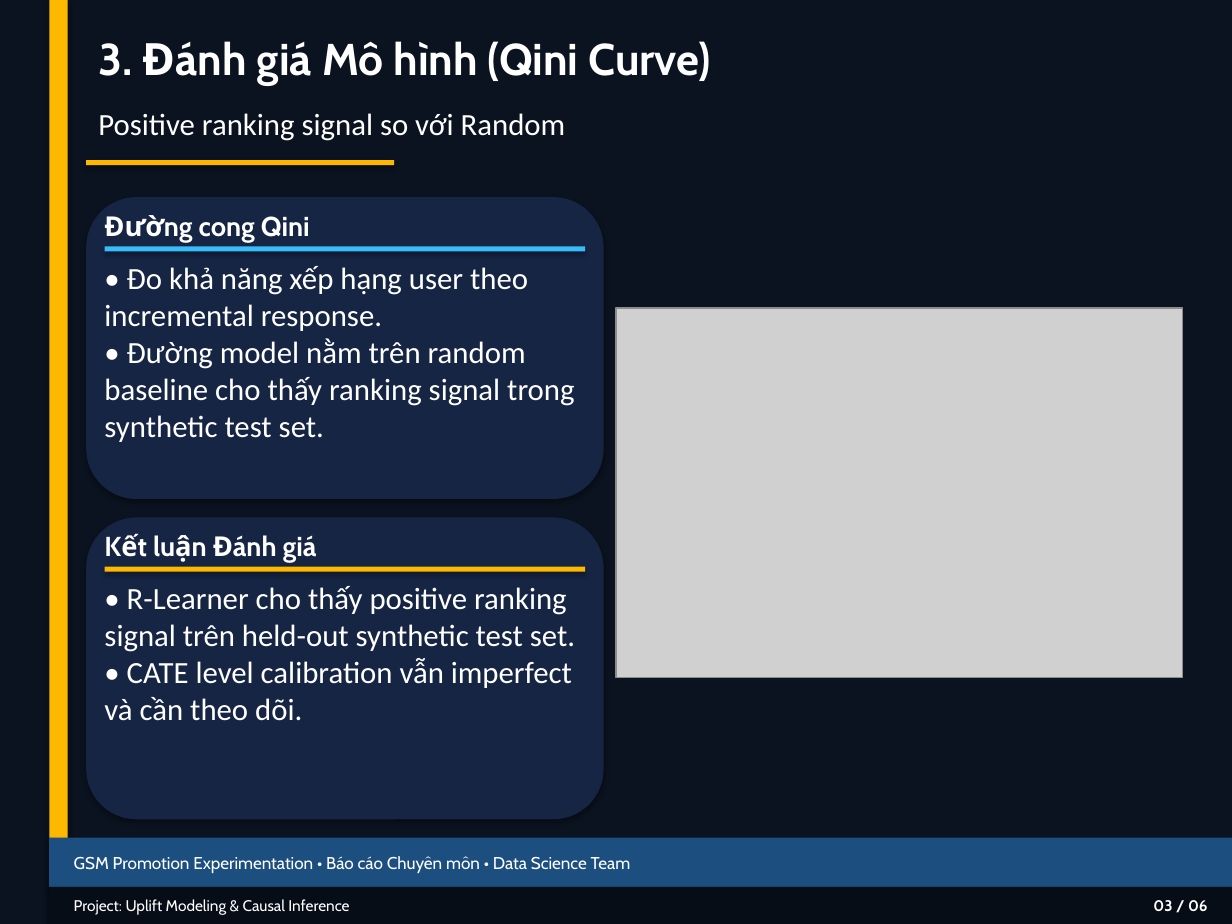
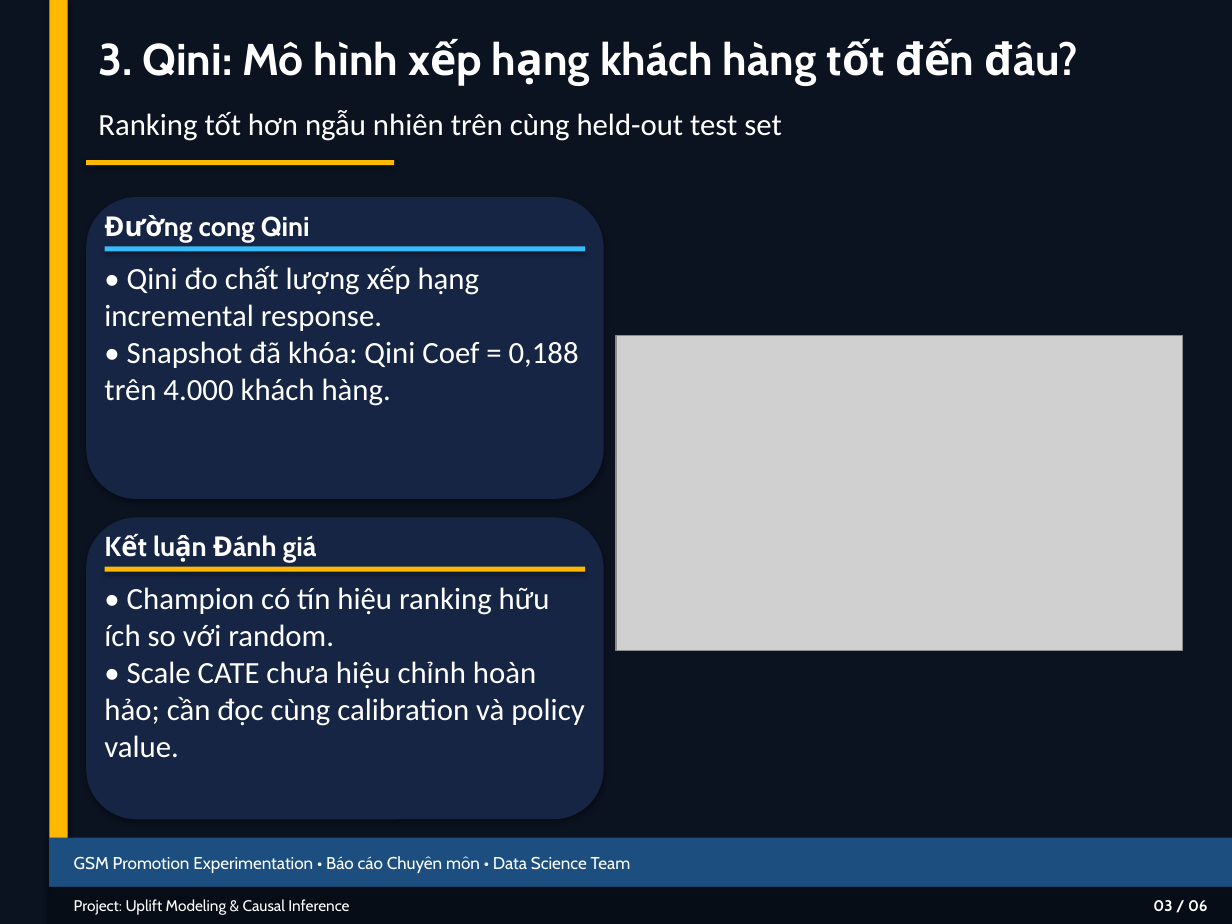
Before and after one commit to thaibuivan/GSM-promotion-experimentation, a slide deck: slide 4 of docs/Week5_Uplift_Modeling_Summary.pptx. Drawn at 1232x924 pixels with LibreOffice and Linux fonts; fonts in the diff are those of the drawing; grey boxes stand for pictures. Boxes give left, top, right and bottom in pixels: in the first picture for what was removed or moved away, otherwise in the second. Text is boxed around its words. In the diff, an @@ line names an element or a change of style, - is before the commit and + after.

```diff
--- a/docs/Week5_Uplift_Modeling_Summary.pptx
+++ b/docs/Week5_Uplift_Modeling_Summary.pptx
@@ text at <box>98,41,816,85</box>: text changed @@
-3. Đánh giá Mô hình (Qini Curve)
+3. Qini: Mô hình xếp hạng khách hàng tốt đến đâu?
@@ text at <box>98,110,782,141</box>: text changed @@
-Positive ranking signal so với Random
+Ranking tốt hơn ngẫu nhiên trên cùng held-out test set
@@ text at <box>104,266,579,406</box>: text changed @@
-• Đo khả năng xếp hạng user theo incremental response.
-• Đường model nằm trên random baseline cho thấy ranking signal trong synthetic test set.
+• Qini đo chất lượng xếp hạng incremental response.
+• Snapshot đã khóa: Qini Coef = 0,188 trên 4.000 khách hàng.
@@ picture: place and size @@
-picture at <box>616,308,1183,678</box>
+picture at <box>616,335,1183,650</box>
@@ text at <box>104,587,584,758</box>: text changed @@
-• R-Learner cho thấy positive ranking signal trên held-out synthetic test set.
-• CATE level calibration vẫn imperfect và cần theo dõi.
+• Champion có tín hiệu ranking hữu ích so với random.
+• Scale CATE chưa hiệu chỉnh hoàn hảo; cần đọc cùng calibration và policy value.
```
Also in this commit, not shown: 4 other slides changed, 5 other files.
